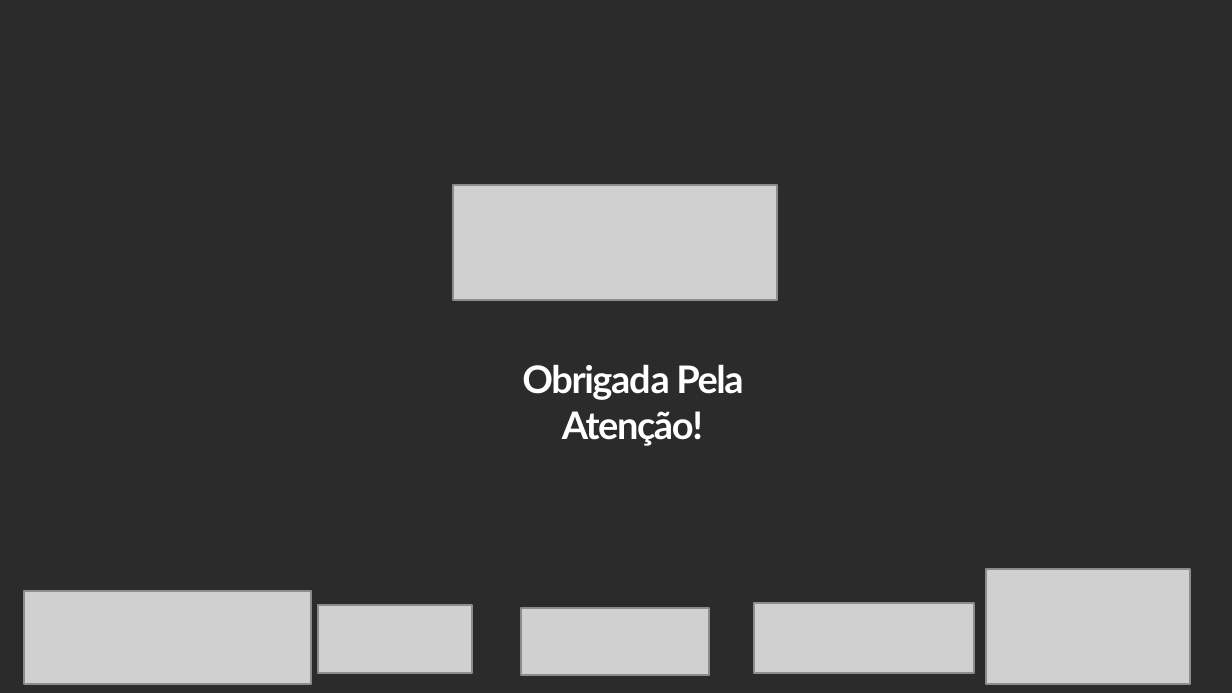
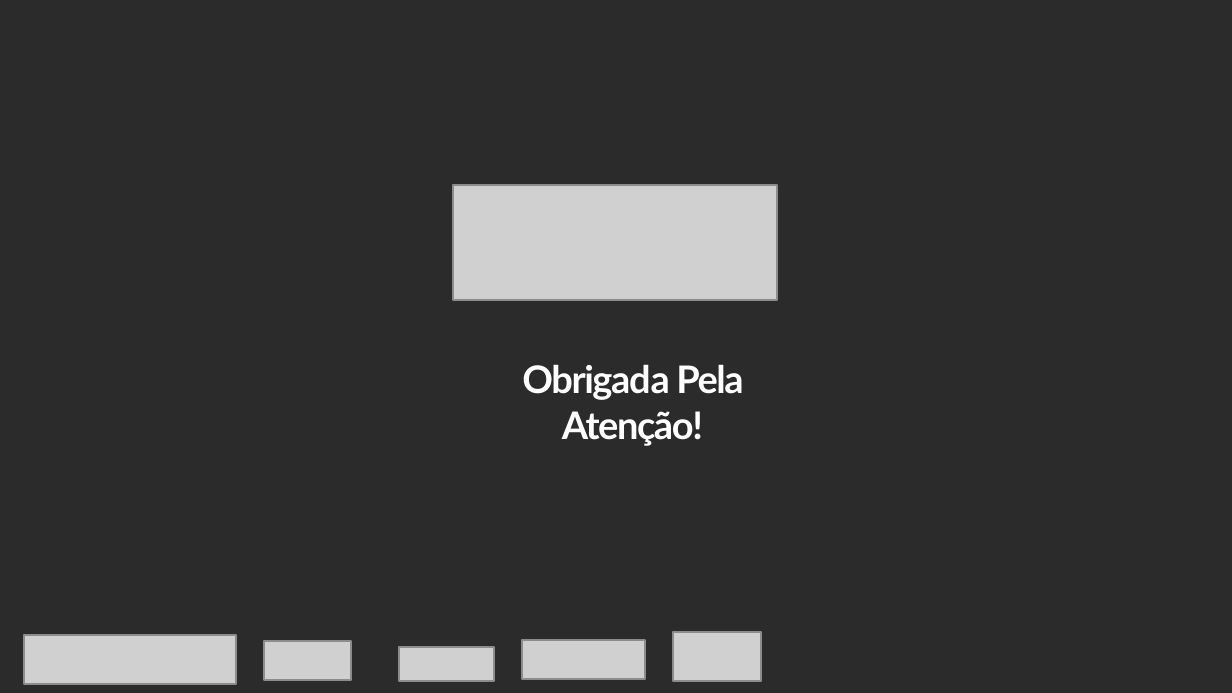
Before and after one commit to biinahc/monitoramento_queimadas, a slide deck: slide 12 of documents/apresentação_sabrina.pptx (slide 13 before the commit). Drawn at 1232x693 pixels with LibreOffice and Linux fonts; fonts in the diff are those of the drawing; grey boxes stand for pictures; background and template pictures are left out; a plain dark background stands for a picture behind light text. Boxes give left, top, right and bottom in pixels: in the first picture for what was removed or moved away, otherwise in the second. Text is boxed around its words. In the diff, an @@ line names an element or a change of style, - is before the commit and + after.

```diff
--- a/documents/apresentação_sabrina.pptx
+++ b/documents/apresentação_sabrina.pptx
@@ picture removed at [986, 568, 1191, 683] @@
@@ picture removed at [318, 605, 472, 674] @@
@@ picture removed at [754, 603, 974, 674] @@
@@ picture: place and size @@
-picture at [23, 590, 310, 683]
+picture at [23, 635, 236, 683]
@@ picture added at [264, 640, 349, 679] @@
@@ picture: place and size @@
-picture at [521, 607, 709, 674]
+picture at [398, 648, 492, 681]
@@ picture added at [521, 640, 644, 679] @@
@@ picture added at [674, 631, 761, 679] @@
```
Also in this commit, not shown: 7 other slides changed, 1 slide removed, 1 other file.
